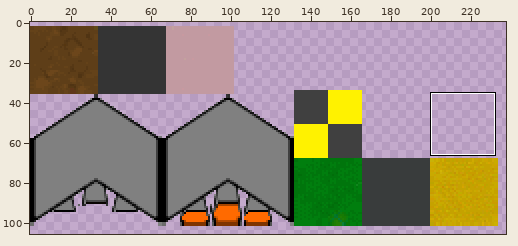
Sprite sheet -- client/assets/sprites.png. The first picture is a wide view before the edit; the outline marks the close-up.
Close-up. Before the commit:
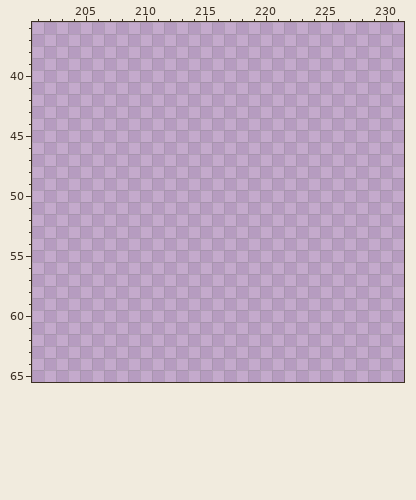
The file is 256x128 pixels. Colours within 5 levels of each other are drawn and written as one. Shown: x 201..231, y 36..65. The old version is drawn lined up with the new one. The wide view leaves out empty margins. The commit also changed other parts of the picture, which this record leaves out.
And afterwards:
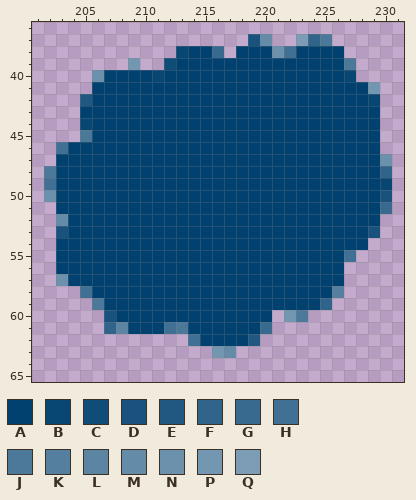
Palette (. is transparent): A #004170  B #084674  C #104c78  D #18527d  E #205881  F #30648a  G #386a8f  H #407093  J #4c799a  K #547f9f  L #5c85a3  M #648ba8  N #6c91ac  P #7497b1  Q #7c9db5
Diff:
{"change": "whole drawing moved by +0,+2 (the old picture is shown already moved)"}
{"y":37,"x":219,"old":"..","new":"DM"}
{"y":37,"x":223,"old":"...","new":"QFJ"}
{"y":38,"x":213,"old":"....","new":"BAAG"}
{"y":38,"x":218,"old":".........","new":"AAANHAAAA"}
{"y":39,"x":209,"old":".","new":"P"}
{"y":39,"x":212,"old":"................","new":"CAAAAAAAAAAAAAAJ"}
{"y":40,"x":206,"old":"......................","new":"NAAAABAAAAAAAAAAAAAAAB"}
{"y":41,"x":206,"old":"........................","new":"AAAAAAAAAAAAAAAAAAAAAAAP"}
{"y":42,"x":205,"old":".........................","new":"EAAAAAAAAAAAAAAAAAAAAAAAB"}
{"y":43,"x":205,"old":".........................","new":"AAAAAAAAAAAAAAAAAAAAAAAAA"}
{"y":44,"x":205,"old":".........................","new":"BAAAAAAAAAAAAAAAAAAAAAAAA"}
{"y":45,"x":205,"old":".........................","new":"JAAAAAAAAAAAAAAAAAAAAAAAA"}
{"y":46,"x":203,"old":"...........................","new":"HAAAAAAAAAAAAAAAAAAAAAAAAAA"}
{"y":47,"x":203,"old":"............................","new":"AAAAAAAAAAAAAAAAAAAAAAAAAAAN"}
{"y":48,"x":202,"old":".............................","new":"JAAAAAAAAAAAAAAAAAAAAAAAAAAAF"}
{"y":49,"x":202,"old":".............................","new":"HAAAAAAAAAAAAAAAAAAAAAAAAAAAB"}
{"y":50,"x":202,"old":".............................","new":"NAAAAAAAAAAAAAAAAAAAAAAAAAAAD"}
{"y":51,"x":203,"old":"............................","new":"AAAAAAAAAAAAAAAAAAAAAAAAAAAG"}
{"y":52,"x":203,"old":"...........................","new":"MAAAAAAAAAAAAAAAAAAAAAAAAAA"}
{"y":53,"x":203,"old":"...........................","new":"DAAAAAAAAAAAAAAAAAAAAAAAAAD"}
{"y":54,"x":203,"old":"..........................","new":"AAAAAAAAAAAAAAAAAAAAAAAAAA"}
{"y":55,"x":203,"old":".........................","new":"AAAAAAAAAAAAAAAAAAAAAAAAH"}
{"y":56,"x":203,"old":"........................","new":"AAAAAAAAAAAAAAAAAAAAAAAA"}
{"y":57,"x":203,"old":"........................","new":"NAAAAAAAAAAAAAAAAAAAAAAA"}
{"y":58,"x":205,"old":"......................","new":"HAAAAAAAAAAAAAAAAAAAAK"}
{"y":59,"x":206,"old":"....................","new":"JAAAAAAAAAAAAAAAAAAF"}
{"y":60,"x":207,"old":"..............","new":"DAAAAAAAAAAAAA"}
{"y":60,"x":222,"old":"..","new":"PJ"}
{"y":61,"x":207,"old":"..............","new":"FLAAAHJAAAAAAG"}
{"y":62,"x":214,"old":"......","new":"HAAAAE"}
{"y":63,"x":216,"old":"..","new":"PM"}
{"label":"added","picture_box":[44,34,392,358]}
